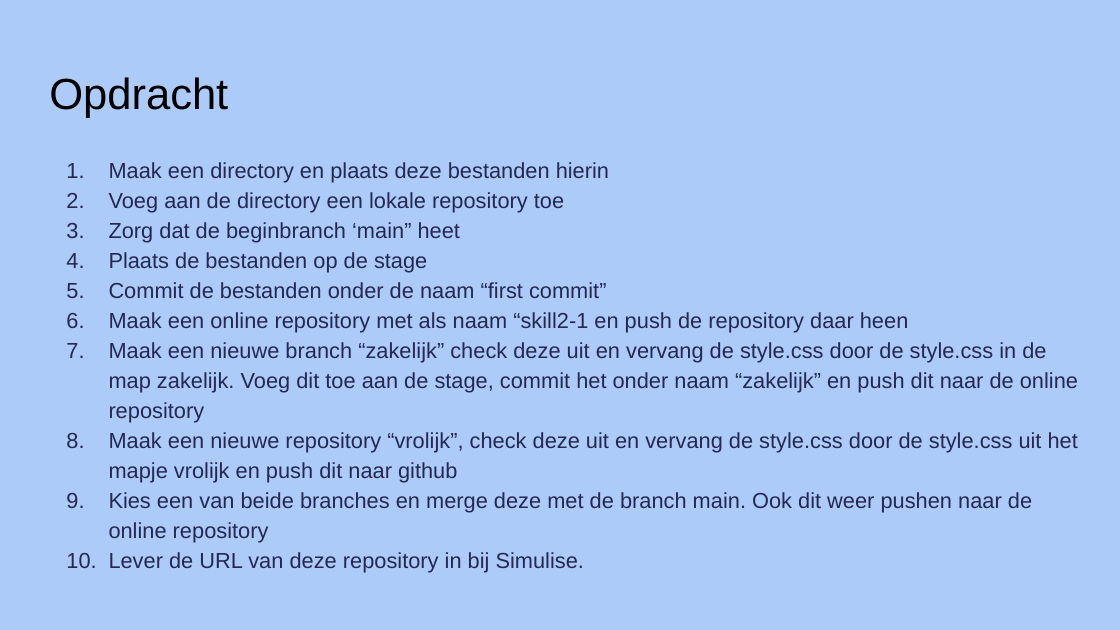
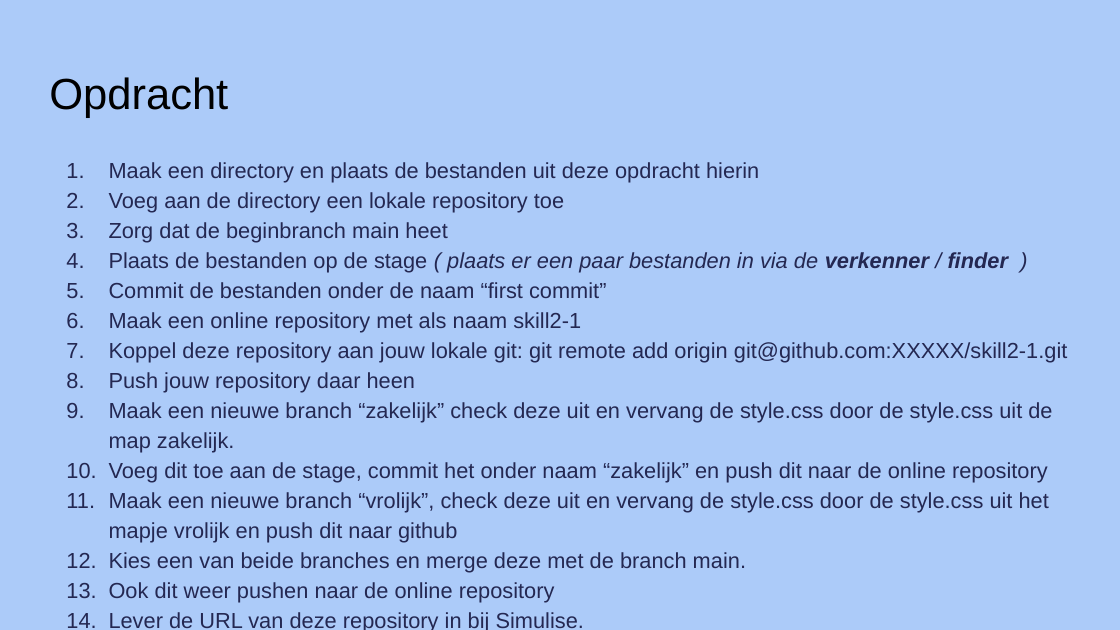
Before and after one commit to djsjollema/lessen-gamedevelopment, a slide deck: slide 14 of M2/Skill/1-Branches/PowerPoint/les 8git branches.pptx. Drawn at 1120x630 pixels with LibreOffice and Linux fonts; fonts in the diff are those of the drawing. Boxes give left, top, right and bottom in pixels: in the first picture for what was removed or moved away, otherwise in the second. Text is boxed around its words. In the diff, an @@ line names an element or a change of style, - is before the commit and + after.

Commit message:
Uitgebreide opdracht voor skill 2.1

```diff
--- a/M2/Skill/1-Branches/PowerPoint/les 8git branches.pptx
+++ b/M2/Skill/1-Branches/PowerPoint/les 8git branches.pptx
@@ text at (x1=109, y1=162, x2=1068, y2=630): paragraphs added @@
+15. Opdracht materiaal
+16. In de bijlage vind je opdracht m2.1branches.zip
+17. Hierin staan:
+18. - README.md
+19. - index.html
+20. - style.css
@@ text at (x1=109, y1=162, x2=759, y2=182): text changed @@
-1. Maak een directory en plaats deze bestanden hierin
+1. Maak een directory en plaats de bestanden uit deze opdracht hierin
@@ text at (x1=109, y1=222, x2=1009, y2=272): text changed @@
-3. Zorg dat de beginbranch ‘main” heet
-4. Plaats de bestanden op de stage
+3. Zorg dat de beginbranch main heet
+4. Plaats de bestanden op de stage ( plaats er een paar bestanden in via de verkenner / finder )
@@ text at (x1=109, y1=312, x2=1068, y2=603): text changed @@
-6. Maak een online repository met als naam “skill2-1 en push de repository daar heen
-7. Maak een nieuwe branch “zakelijk” check deze uit en vervang de style.css door de style.css in de map zakelijk. Voeg dit toe aan de stage, commit het onder naam “zakelijk” en push dit naar de online repository
-8. Maak een nieuwe repository “vrolijk”, check deze uit en vervang de style.css door de style.css uit het mapje vrolijk en push dit naar github
-9. Kies een van beide branches en merge deze met de branch main. Ook dit weer pushen naar de online repository
+6. Maak een online repository met als naam skill2-1
+7. Koppel deze repository aan jouw lokale git: git remote add origin git@github.com:XXXXX/skill2-1.git
+8. Push jouw repository daar heen
+9. Maak een nieuwe branch “zakelijk” check deze uit en vervang de style.css door de style.css uit de map zakelijk.
+10. Voeg dit toe aan de stage, commit het onder naam “zakelijk” en push dit naar de online repository
+11. Maak een nieuwe branch “vrolijk”, check deze uit en vervang de style.css door de style.css uit het mapje vrolijk en push dit naar github
+12. Kies een van beide branches en merge deze met de branch main.
+13. Ook dit weer pushen naar de online repository
```
Also in this commit, not shown: 1 slide added, 1 slide removed, 1 other file.
